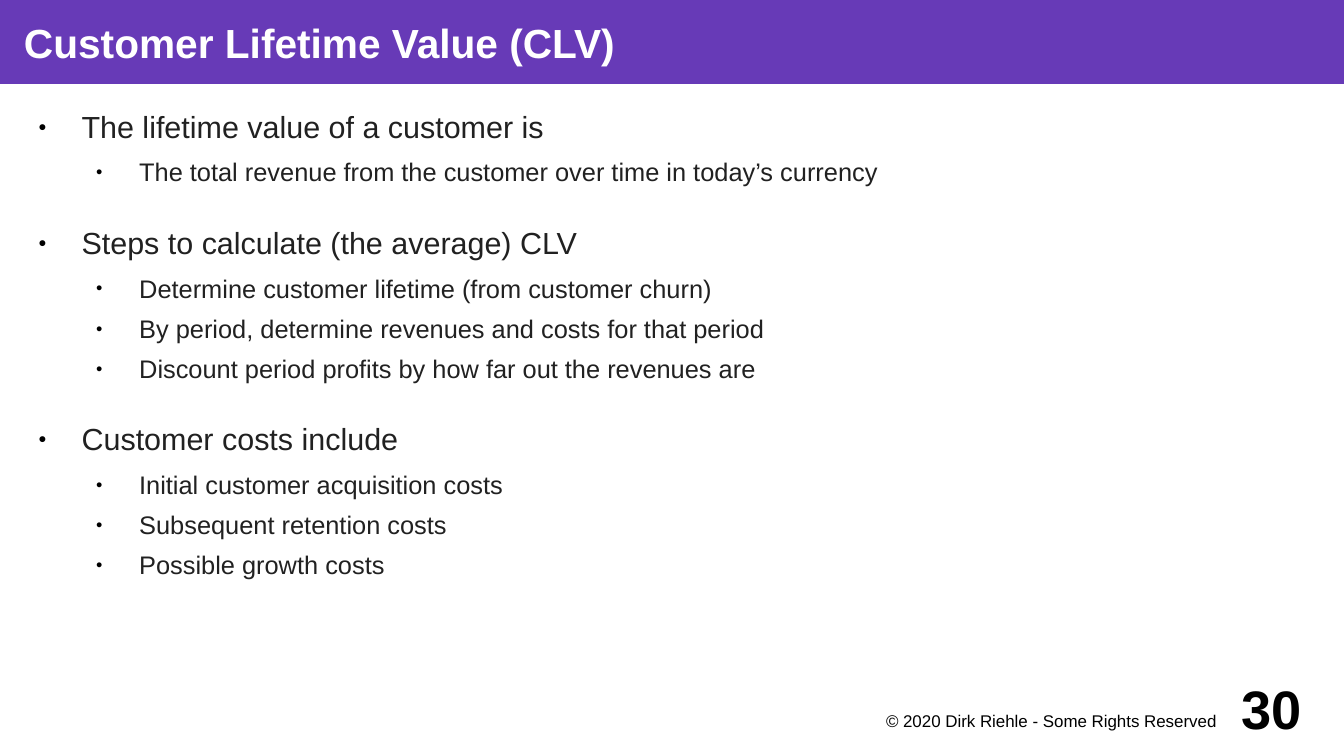
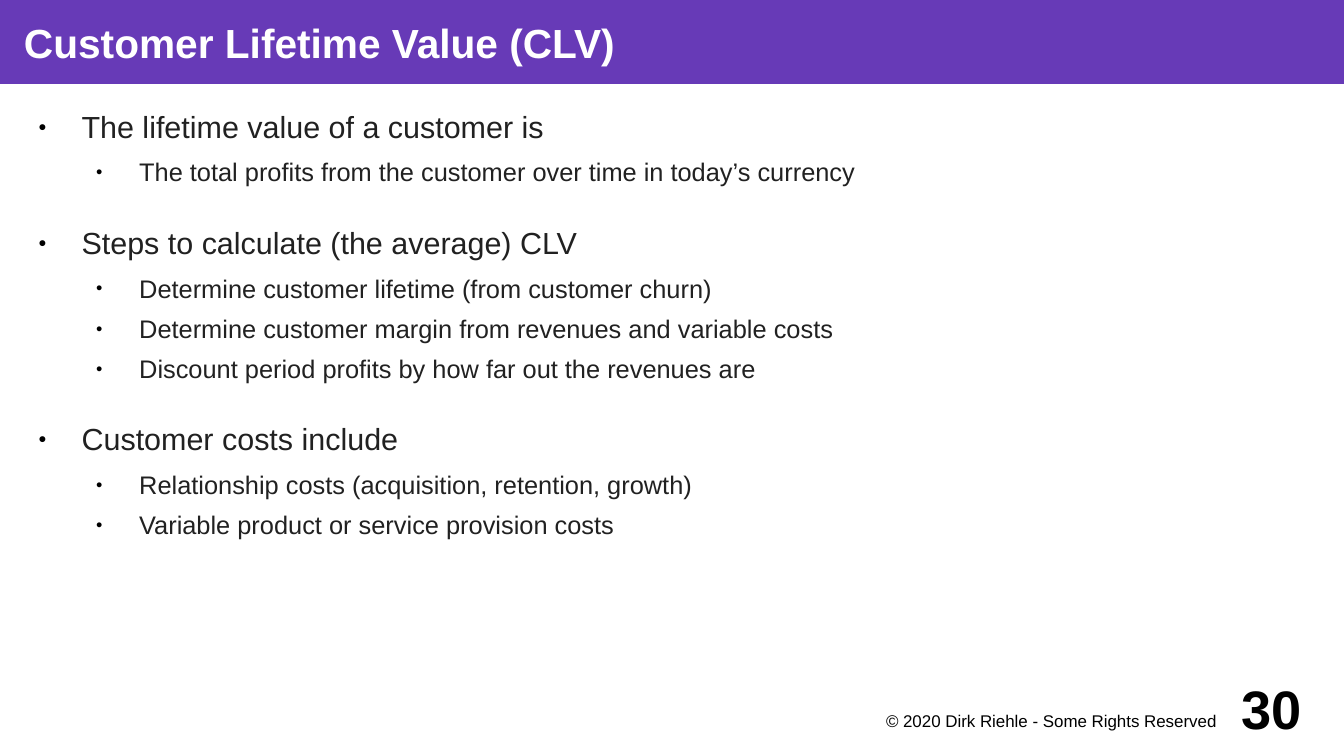
Before and after one commit to dirkriehle/coss-course, a slide deck: slide 30 of Lecture slides/COSS B04 - Business Models.odp. Drawn at 1344x756 pixels with LibreOffice and Linux fonts; fonts in the diff are those of the drawing. Boxes give left, top, right and bottom in pixels: in the first picture for what was removed or moved away, otherwise in the second. Text is boxed around its words. In the diff, an @@ line names an element or a change of style, - is before the commit and + after.

```diff
--- a/Lecture slides/COSS B04 - Business Models.odp
+++ b/Lecture slides/COSS B04 - Business Models.odp
@@ text at (x1=139, y1=162, x2=855, y2=187): text changed @@
-  ● The total revenue from the customer over time in today’s currency
+  ● The total profits from the customer over time in today’s currency
@@ text at (x1=139, y1=319, x2=833, y2=343): text changed @@
-  ● By period, determine revenues and costs for that period
+  ● Determine customer margin from revenues and variable costs
@@ text at (x1=139, y1=475, x2=692, y2=540): text changed @@
-  ● Initial customer acquisition costs
-  ● Subsequent retention costs
-  ● Possible growth costs
+  ● Relationship costs (acquisition, retention, growth)
+  ● Variable product or service provision costs
```
Also in this commit, not shown: 16 other slides changed, 28 other files.
